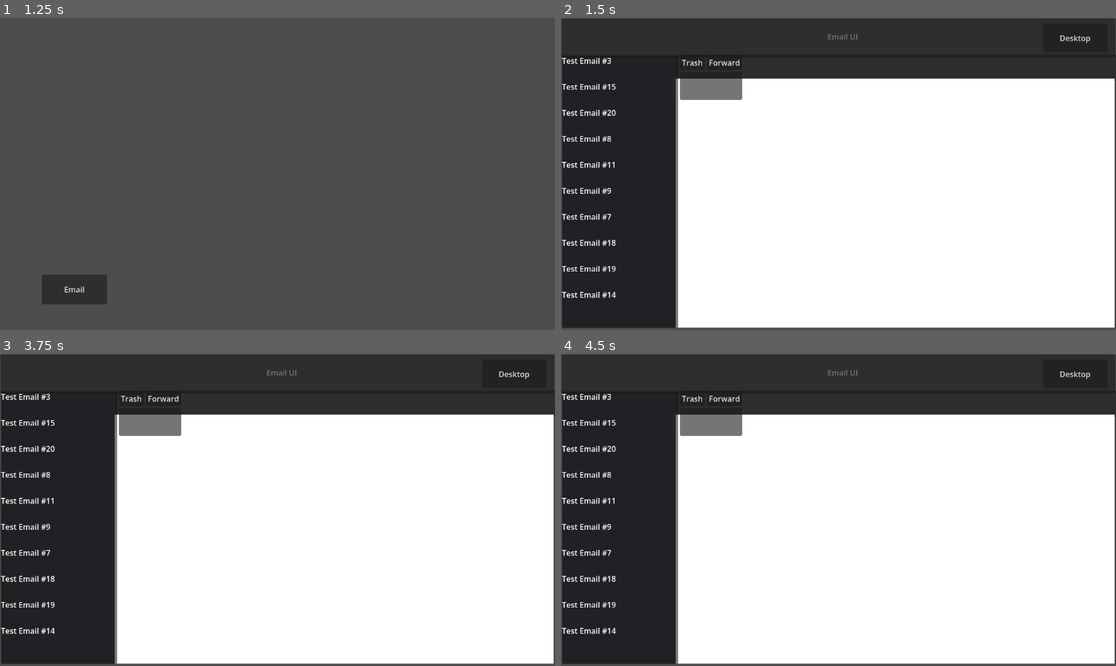
Above: before the commit, frames 1-4 (two rows, left to right).
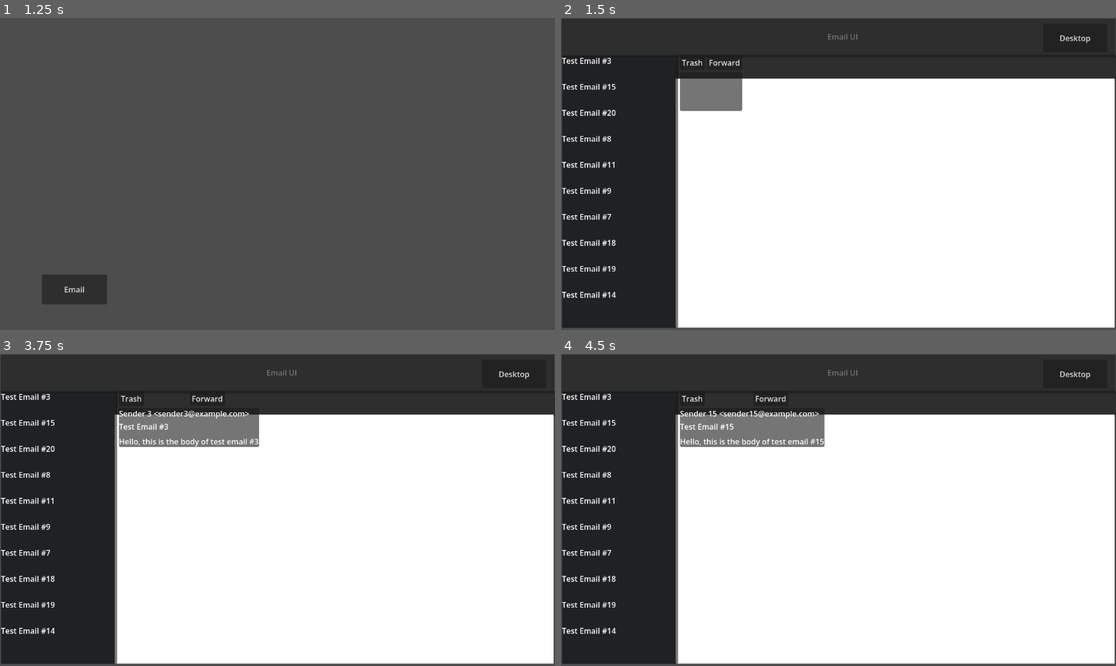
Above: after the commit, the same moments.

Repository: Sonarc-sys/Capstone-Project
Game: Godot game, scene res://Scenes/UI/mainMenu/main_menu.tscn
Same seed, same stepped clock (60 frames per second), same inputs: the game is played once before the commit and once after it.
Inputs:
- Up to frame 1 (1.25 s): click "New Hire" at 0.5 s
- Up to frame 2 (1.5 s): click "Email" at 1.25 s
- Up to frame 3 (3.75 s): click "Desktop" at 2 s; click "Email" at 2.75 s; click "Test Email #3" at 3.5 s
- Up to frame 4 (4.5 s): click "Test Email #15" at 4.25 s

Frame 1 is identical in both runs. In frame 2, 0.4% of the frame differs, in the area x 21-33%, y 25-30%; in frame 3, 2.2%; in frame 4, 2.3%, in the area x 21-48%, y 13-30%.
Error before the commit: Attempt to call function 'display_email' in base 'null instance' on a null instance. (res://Scenes/UI/emailInbox/email_list_panel.gd:33)

Commit message:
Unpolished Right Side email complete

Diff:
--- /dev/null
+++ b/security-awareness-gamification-project/Scenes/UI/emailInbox/EmailDisplay.gd
@@ -0,0 +1,19 @@
+extends PanelContainer
+
+@onready var senderInfo = $"Vbox Email Container/From_sender_logo/Vbox SenderInfo/Sender Info"
+@onready var subject = $"Vbox Email Container/Subject Label"
+@onready var body = $"Vbox Email Container/Body"
+# Called when the node enters the scene tree for the first time.
+func _ready() -> void:
+	pass # Replace with function body.
+
+
+# Called every frame. 'delta' is the elapsed time since the previous frame.
+func _process(delta: float) -> void:
+	pass
+
+
+func display_email(email: Email) -> void:
+		senderInfo.text = email.fullname + " <" + email.full_email_address + ">"
+		subject.text = email.subject
+		body.text = email.body_text
--- a/security-awareness-gamification-project/Scenes/UI/emailInbox/emailInbox.tscn
+++ b/security-awareness-gamification-project/Scenes/UI/emailInbox/emailInbox.tscn
@@ -2,6 +2,7 @@
 
 [ext_resource type="Script" uid="uid://b446kb0qhe2rv" path="res://Scenes/UI/emailInbox/email_inbox.gd" id="1_cnlwl"]
 [ext_resource type="Script" uid="uid://ci81am2llph7" path="res://Scenes/UI/emailInbox/email_list_panel.gd" id="2_5unkl"]
+[ext_resource type="Script" uid="uid://cdluirdjbwdf" path="res://Scenes/UI/emailInbox/EmailDisplay.gd" id="3_46t6v"]
 
 [sub_resource type="StyleBoxFlat" id="StyleBoxFlat_cnlwl"]
 bg_color = Color(0.166, 0.17733334, 0.2, 1)
@@ -107,20 +108,30 @@
 
 [node name="Email Content Panel" type="PanelContainer" parent="Hbox for EmaiList_Email Body/Vbox Right side Email" unique_id=852344078]
 layout_mode = 2
+script = ExtResource("3_46t6v")
 
-[node name="Vbox Body" type="VBoxContainer" parent="Hbox for EmaiList_Email Body/Vbox Right side Email/Email Content Panel" unique_id=669903694]
+[node name="Vbox Email Container" type="VBoxContainer" parent="Hbox for EmaiList_Email Body/Vbox Right side Email/Email Content Panel" unique_id=669903694]
 layout_mode = 2
 
-[node name="From Email Label" type="Label" parent="Hbox for EmaiList_Email Body/Vbox Right side Email/Email Content Panel/Vbox Body" unique_id=1859374082]
+[node name="From_sender_logo" type="HBoxContainer" parent="Hbox for EmaiList_Email Body/Vbox Right side Email/Email Content Panel/Vbox Email Container" unique_id=730460883]
 layout_mode = 2
 
-[node name="Subject Label" type="Label" parent="Hbox for EmaiList_Email Body/Vbox Right side Email/Email Content Panel/Vbox Body" unique_id=1436509098]
+[node name="Vbox SenderInfo" type="VBoxContainer" parent="Hbox for EmaiList_Email Body/Vbox Right side Email/Email Content Panel/Vbox Email Container/From_sender_logo" unique_id=1951512387]
 layout_mode = 2
 
-[node name="Vbox Attachments" type="VBoxContainer" parent="Hbox for EmaiList_Email Body/Vbox Right side Email/Email Content Panel/Vbox Body" unique_id=694280769]
+[node name="Sender Info" type="Label" parent="Hbox for EmaiList_Email Body/Vbox Right side Email/Email Content Panel/Vbox Email Container/From_sender_logo/Vbox SenderInfo" unique_id=400013740]
 layout_mode = 2
 
-[node name="Body Label" type="RichTextLabel" parent="Hbox for EmaiList_Email Body/Vbox Right side Email/Email Content Panel/Vbox Body" unique_id=76309100]
+[node name="Logo" type="TextureRect" parent="Hbox for EmaiList_Email Body/Vbox Right side Email/Email Content Panel/Vbox Email Container/From_sender_logo" unique_id=663433869]
+layout_mode = 2
+
+[node name="Subject Label" type="Label" parent="Hbox for EmaiList_Email Body/Vbox Right side Email/Email Content Panel/Vbox Email Container" unique_id=1436509098]
+layout_mode = 2
+
+[node name="Attachments" type="HBoxContainer" parent="Hbox for EmaiList_Email Body/Vbox Right side Email/Email Content Panel/Vbox Email Container" unique_id=233197583]
+layout_mode = 2
+
+[node name="Body" type="Label" parent="Hbox for EmaiList_Email Body/Vbox Right side Email/Email Content Panel/Vbox Email Container" unique_id=208142583]
 layout_mode = 2
 
 [connection signal="pressed" from="Desktop Shortcut" to="." method="_on_button_pressed"]
--- a/security-awareness-gamification-project/Scenes/UI/emailInbox/email_inbox_ui.gd
+++ /dev/null
@@ -1,146 +0,0 @@
-extends Control
-class_name EmailInboxUI
-
-# Add these variables
-@export var tooltip_panel_scene: PackedScene
-var tooltip_manager: TooltipManager
-var current_tooltip_panel: TooltipPanelUI  # Changed to match class_name
-
-# UI References
-@export var subject_label: Label
-@export var sender_label: Label
-@export var body_text: RichTextLabel
-@export var forward_button: Button
-@export var trash_button: Button
-@export var email_counter: Label
-
-# Game variables
-var current_email: Email = null
-var game_manager = null
-var email_count: int = 0
-var total_emails: int = 10
-
-func _ready() -> void:
-	# Find game manager
-	if has_node("/root/GameManager"):
-		game_manager = get_node("/root/GameManager")
-
-	# Setup tooltips
-	setup_tooltips()
-
-	# Connect buttons if they exist
-	if forward_button:
-		forward_button.pressed.connect(_on_forward_pressed)
-	if trash_button:
-		trash_button.pressed.connect(_on_trash_pressed)
-
-func setup_tooltips() -> void:
-	# Get tooltip manager from autoload
-	if has_node("/root/Global"):
-		tooltip_manager = get_node("/root/Global").tooltip_manager
-
-	# Instantiate tooltip panel if provided
-	if tooltip_panel_scene and not current_tooltip_panel:
-		current_tooltip_panel = tooltip_panel_scene.instantiate()
-		add_child(current_tooltip_panel)
-
-		# Connect hover signals for email elements
-		if subject_label:
-			subject_label.mouse_entered.connect(_on_subject_hover)
-			subject_label.mouse_exited.connect(_on_tooltip_exit)
-		if sender_label:
-			sender_label.mouse_entered.connect(_on_sender_hover)
-			sender_label.mouse_exited.connect(_on_tooltip_exit)
-		if body_text:
-			body_text.mouse_entered.connect(_on_body_hover)
-			body_text.mouse_exited.connect(_on_tooltip_exit)
-
-func load_next_email() -> void:
-	if email_count >= total_emails:
-		if game_manager:
-			game_manager.end_day()
-		return
-
-	if game_manager and email_count < game_manager.current_emails.size():
-		current_email = game_manager.current_emails[email_count]
-		display_email(current_email)
-		update_counter()
-
-func display_email(email: Email) -> void:
-	if not email:
-		return
-
-	if subject_label:
-		subject_label.text = "Subject: " + email.subject
-	if sender_label:
-		sender_label.text = "From: " + email.sender
-	if body_text:
-		body_text.text = email.body_text
-
-	# Show contextual warnings for this email
-	if current_tooltip_panel and email:
-		var email_dict = email.get_email()
-		current_tooltip_panel.show_contextual_tooltips(email_dict)
-
-func update_counter() -> void:
-	if email_counter:
-		email_counter.text = "Email %d of %d" % [email_count + 1, total_emails]
-
-func _on_forward_pressed() -> void:
-	if game_manager and current_email:
-		var correct = game_manager.process_email_decision(current_email, true)
-		show_feedback(correct)
-		email_count += 1
-		load_next_email()
-
-func _on_trash_pressed() -> void:
-	if game_manager and current_email:
-		var correct = game_manager.process_email_decision(current_email, false)
-		show_feedback(correct)
-		email_count += 1
-		load_next_email()
-
-func show_feedback(correct: bool) -> void:
-	var feedback = Label.new()
-	feedback.text = "Correct!" if correct else "Incorrect!"
-	feedback.add_theme_color_override("font_color", Color.GREEN if correct else Color.RED)
-	add_child(feedback)
-	await get_tree().create_timer(1.0).timeout
-	feedback.queue_free()
-
-func _on_subject_hover() -> void:
-	if current_tooltip_panel and current_email and tooltip_manager:
-		var tips = ""
-		tips += "📧 SUBJECT: " + current_email.subject + "\n\n"
-		tips += "💡 TIP: " + tooltip_manager.get_advice()
-		current_tooltip_panel.show_tooltip(tips)
-
-func _on_sender_hover() -> void:
-	if current_tooltip_panel and current_email and tooltip_manager:
-		var tips = ""
-		tips += "👤 FROM: " + current_email.sender + "\n\n"
-		tips += "🔍 VERIFICATION TIP:\n" + tooltip_manager.get_sender_info()
-
-		# Check if sender is blacklisted
-		var sender_lower = current_email.sender.to_lower()
-		for blacklisted in tooltip_manager.get_blacklist():
-			if sender_lower.find(blacklisted) != -1:
-				tips += "\n\n⚠️ WARNING: This sender is on our blacklist!"
-
-		current_tooltip_panel.show_tooltip(tips)
-
-func _on_body_hover() -> void:
-	if current_tooltip_panel and current_email and tooltip_manager:
-		var tips = ""
-		tips += "📄 EMAIL CONTENT\n\n"
-		tips += "🔎 WHAT TO CHECK:\n"
-		tips += "• Look for urgent language demanding immediate action\n"
-		tips += "• Check for requests for personal information\n"
-		tips += "• Verify any links by hovering over them\n"
-		tips += "• Watch for poor grammar or spelling\n\n"
-		tips += tooltip_manager.get_reference_info()
-		current_tooltip_panel.show_tooltip(tips)
-
-func _on_tooltip_exit() -> void:
-	if current_tooltip_panel:
-		current_tooltip_panel.hide_tooltip()
--- a/security-awareness-gamification-project/Scenes/UI/emailInbox/email_list_panel.gd
+++ b/security-awareness-gamification-project/Scenes/UI/emailInbox/email_list_panel.gd
@@ -30,4 +30,4 @@
 
 func _on_email_button_pressed(index):
 	selected_email = emails[index]
-	get_node("/root/EmailUI/EmailViewer").display_email(selected_email)
+	$"../Vbox Right side Email/Email Content Panel".display_email(selected_email)
--- a/security-awareness-gamification-project/Scripts/Data/emailDatabase/Logic/EmailDatabase.gd
+++ /dev/null
@@ -1,34 +0,0 @@
-extends Node
-class_name EmailDatabase
-
-# This array will hold all of the EmailData resources created in the Editor [cite: 11]
-@export var all_emailpool: Array[Email] = []
-
-# Creates a list of 10 emails based on the day's difficulty [cite: 8, 52]
-func create_email_list(day: int) -> Array[Email]:
-	var daily_list: Array[Email] = []
-	var email_poolfortheday: Array[Email] = []
-
-	# Filter the pool based on the difficulty level [cite: 8, 52]
-	for email in all_emailpool:
-		if email.email_difficulty <= day:
-			email_poolfortheday.append(email)
-
-	# Ensure the pool is shuffled for randomness [cite: 52]
-	email_poolfortheday.shuffle()
-
-	# Select up to 10 emails for the level [cite: 27, 52]
-	for i in range(min(10, email_poolfortheday.size())):
-		daily_list.append(email_poolfortheday[i])
-
-	return daily_list
-
-# Returns a specific email from the database [cite: 60]
-func get_email(index: int, current_list: Array[Email]) -> Email:
-	if index >= 0 and index < current_list.size():
-		return current_list[index]
-	return null
-
-# Allows for adding a new email to the database pool [cite: 61]
-func _put_email(new_email: Email):
-	all_emailpool.append(new_email)
Not shown, added: security-awareness-gamification-project/Scenes/UI/emailInbox/EmailDisplay.gd.uid
Not shown, removed: security-awareness-gamification-project/Scenes/UI/emailInbox/email_inbox_ui.gd.uid
Not shown, removed: security-awareness-gamification-project/Scripts/Data/emailDatabase/Logic/EmailDatabase.gd.uid
